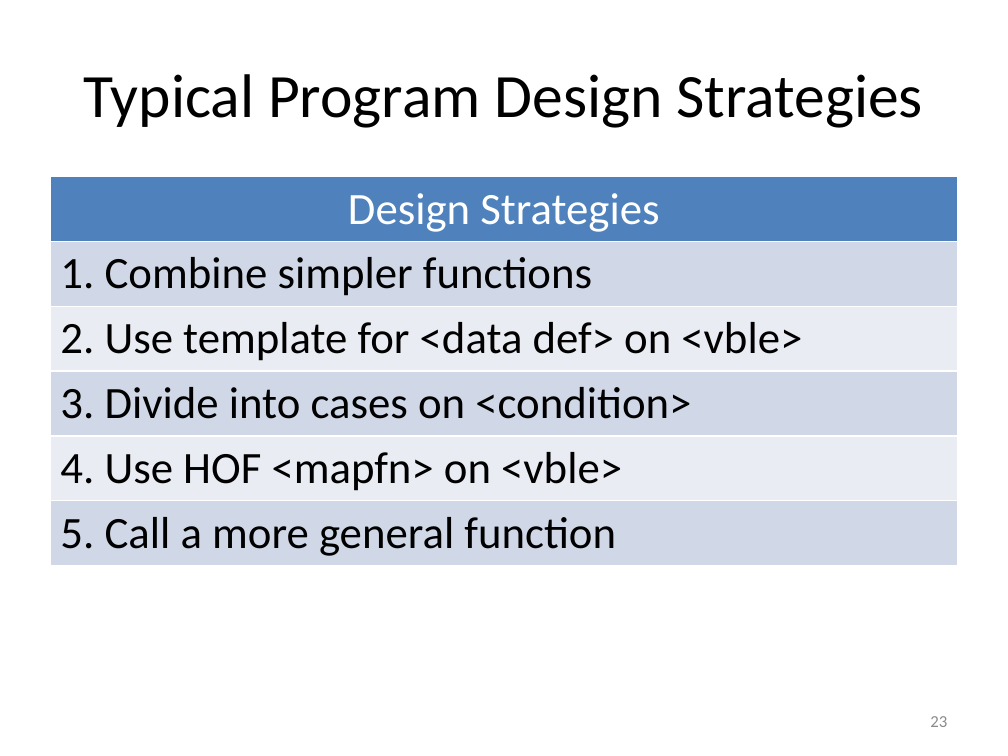
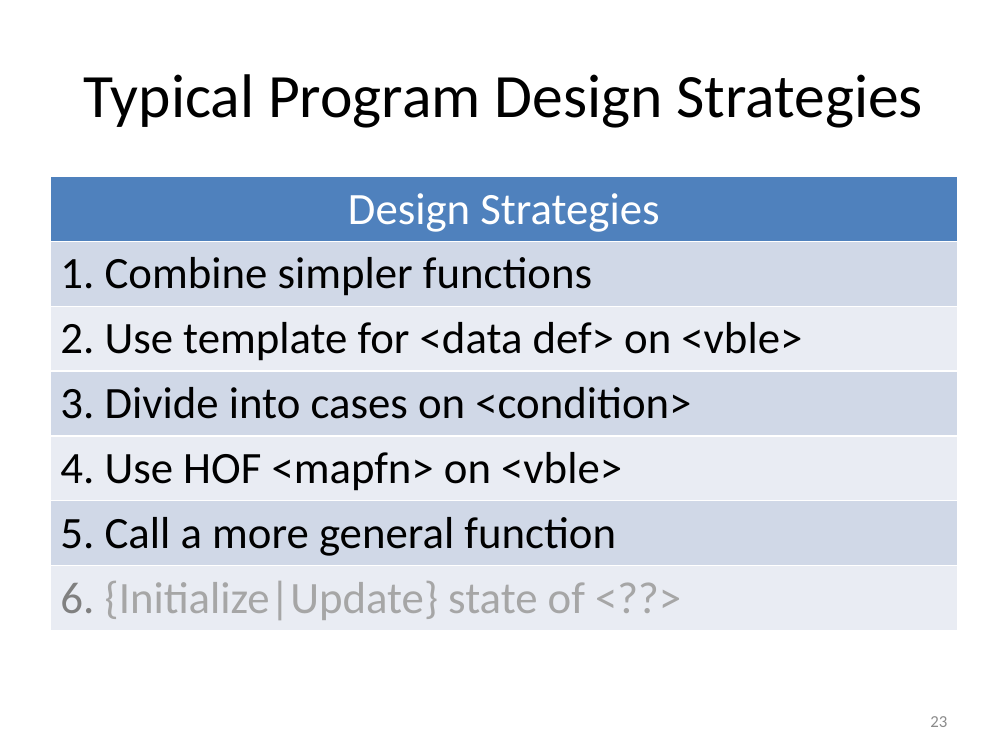
Before and after one commit to mwand/cs5010f16, a slide deck: slide 23 of Slides/Common Slides.pptx. Drawn at 1008x756 pixels with LibreOffice and Linux fonts; fonts in the diff are those of the drawing. Boxes give left, top, right and bottom in pixels: in the first picture for what was removed or moved away, otherwise in the second. Text is boxed around its words. In the diff, an @@ line names an element or a change of style, - is before the commit and + after.

Commit message:
added 'initialize/update state'

```diff
--- a/Slides/Common Slides.pptx
+++ b/Slides/Common Slides.pptx
@@ table at [50, 176, 958, 624] @@
+row 7: 6. {Initialize|Update} state of <??>
```
